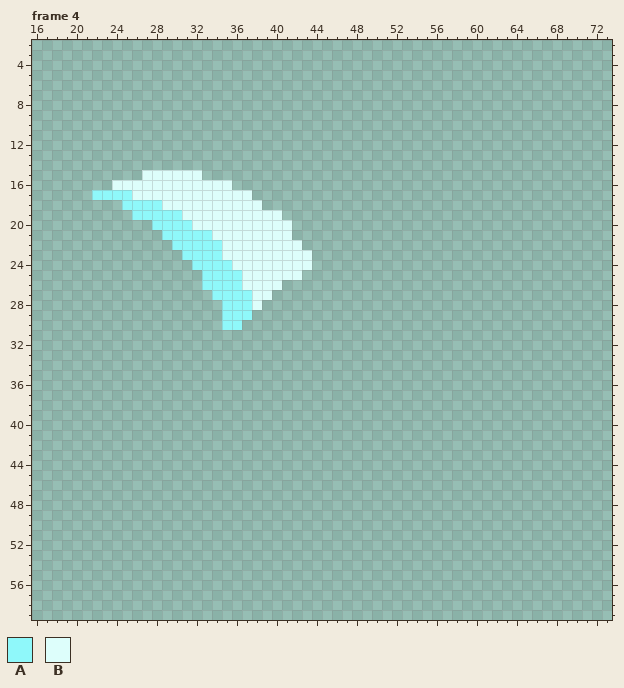
Two states of a pixel-art file, Aseprite/LaserSword_Attack2.aseprite. The picture above was drawn from the file before the commit.
75x64 pixels, 8 frames. Shown: frame 4: x 16..73, y 2..59. The commit also changed other frames, which this record leaves out.
Palette (. is transparent): A #8ff8fa  B #ddfefb
After the commit:
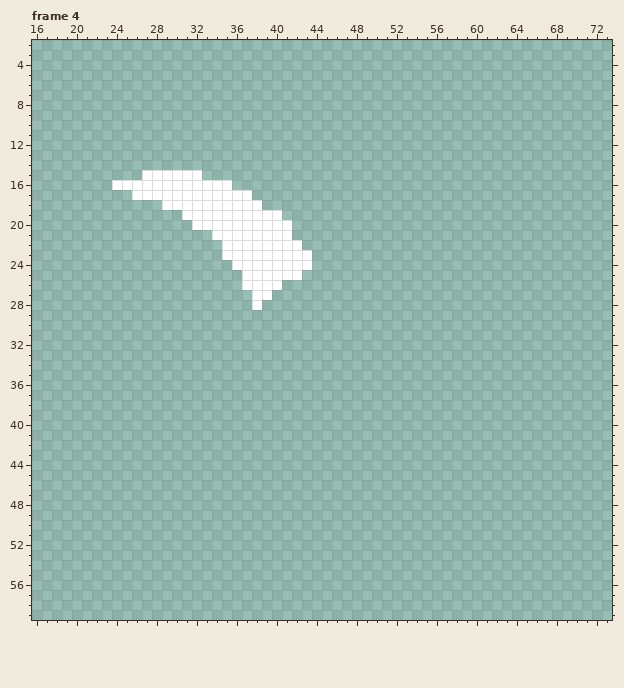
The edit:
{"change": "layer \"Vfx\" now hidden"}
{"change": "layer \"Emission\" added"}
{"colour":"B","old":"#ddfefb","new":"#ffffff"}
{"where": "frame 4"}
{"frame":4,"y":17,"x":22,"old":"AAAA","new":"...."}
{"frame":4,"y":18,"x":25,"old":"AAAA","new":"...."}
{"frame":4,"y":19,"x":26,"old":"AAAAA","new":"....."}
{"frame":4,"y":20,"x":28,"old":"AAAA","new":"...."}
{"frame":4,"y":21,"x":29,"old":"AAAAA","new":"....."}
{"frame":4,"y":22,"x":30,"old":"AAAAA","new":"....."}
{"frame":4,"y":23,"x":31,"old":"AAAA","new":"...."}
{"frame":4,"y":24,"x":32,"old":"AAAA","new":"...."}
{"frame":4,"y":25,"x":33,"old":"AAAA","new":"...."}
{"frame":4,"y":26,"x":33,"old":"AAAA","new":"...."}
{"frame":4,"y":27,"x":34,"old":"AAAA","new":"...."}
{"frame":4,"y":28,"x":35,"old":"AAA","new":"..."}
{"frame":4,"y":29,"x":35,"old":"AAA","new":"..."}
{"frame":4,"y":30,"x":35,"old":"AA","new":".."}
